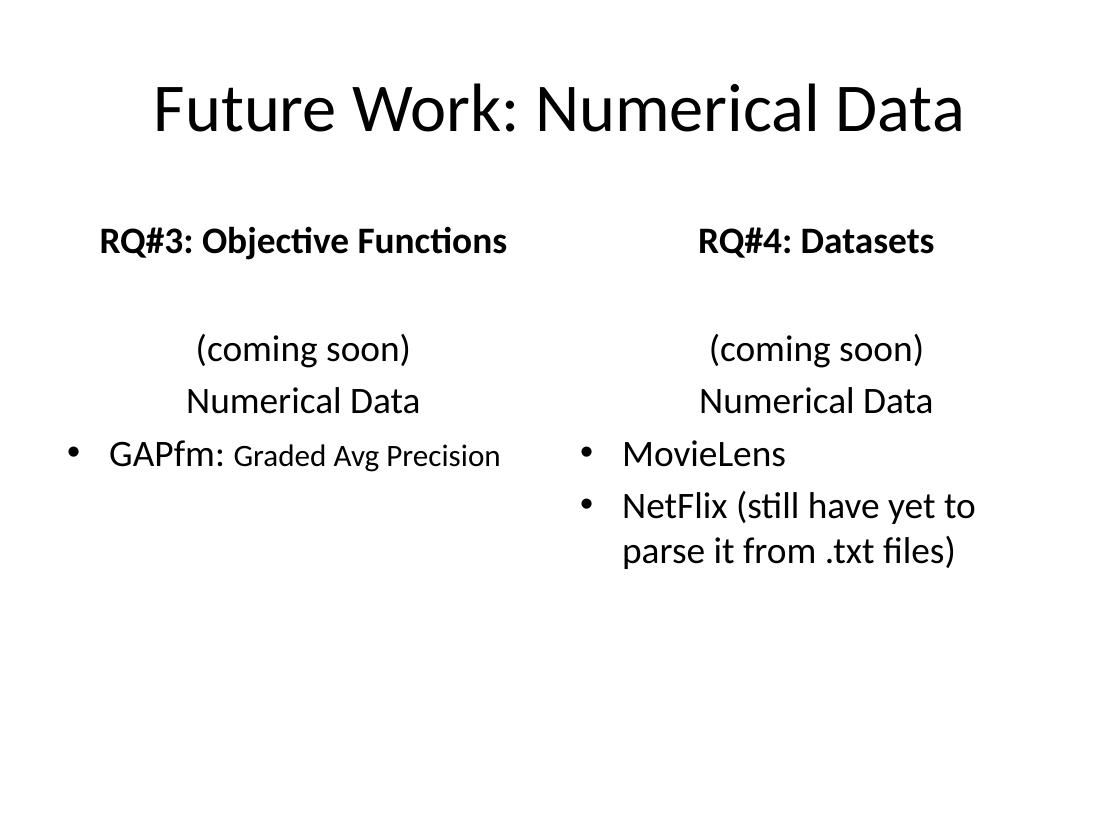
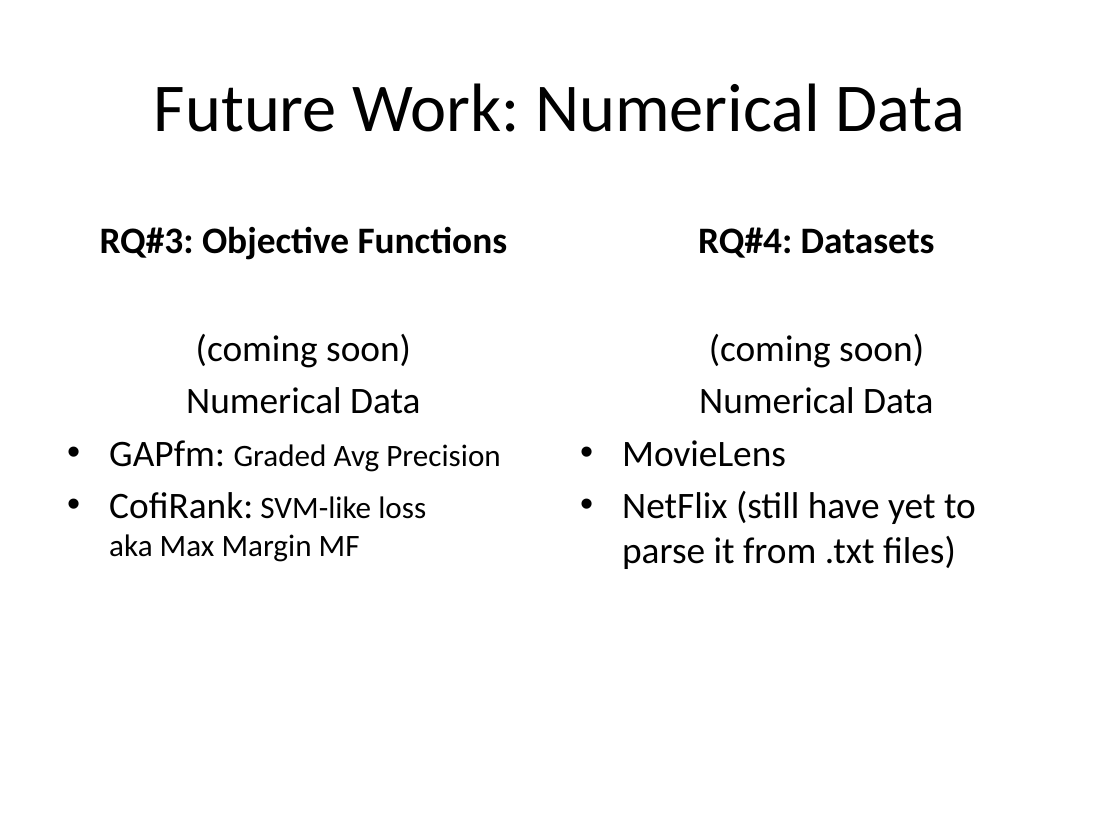
Before and after one commit to jamestklo/MatrixFactorizationMatlab, a slide deck: slide 24 of cs534L-SAGmf.pptx (slide 25 before the commit). Drawn at 1120x840 pixels with LibreOffice and Linux fonts; fonts in the diff are those of the drawing. Boxes give left, top, right and bottom in pixels: in the first picture for what was removed or moved away, otherwise in the second. Text is boxed around its words. In the diff, an @@ line names an element or a change of style, - is before the commit and + after.

```diff
--- a/cs534L-SAGmf.pptx
+++ b/cs534L-SAGmf.pptx
@@ text at [109,492,426,562]: paragraph added @@
+• CofiRank: SVM-like loss
+  aka Max Margin MF
```
Also in this commit, not shown: 4 other slides changed, 1 slide added, 1 slide removed, 21 other files.
